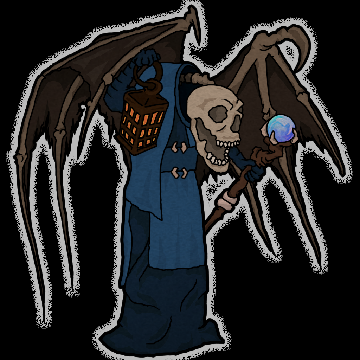
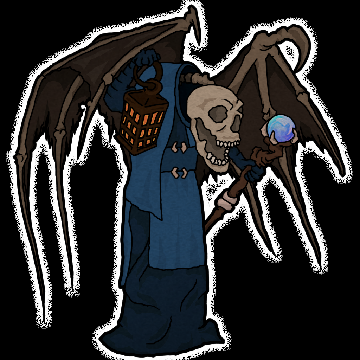
Revision of a layered (360, 360) image; what changed, layer by layer:
painted on "diffuse" over bbox(6, 0, 353, 360)
